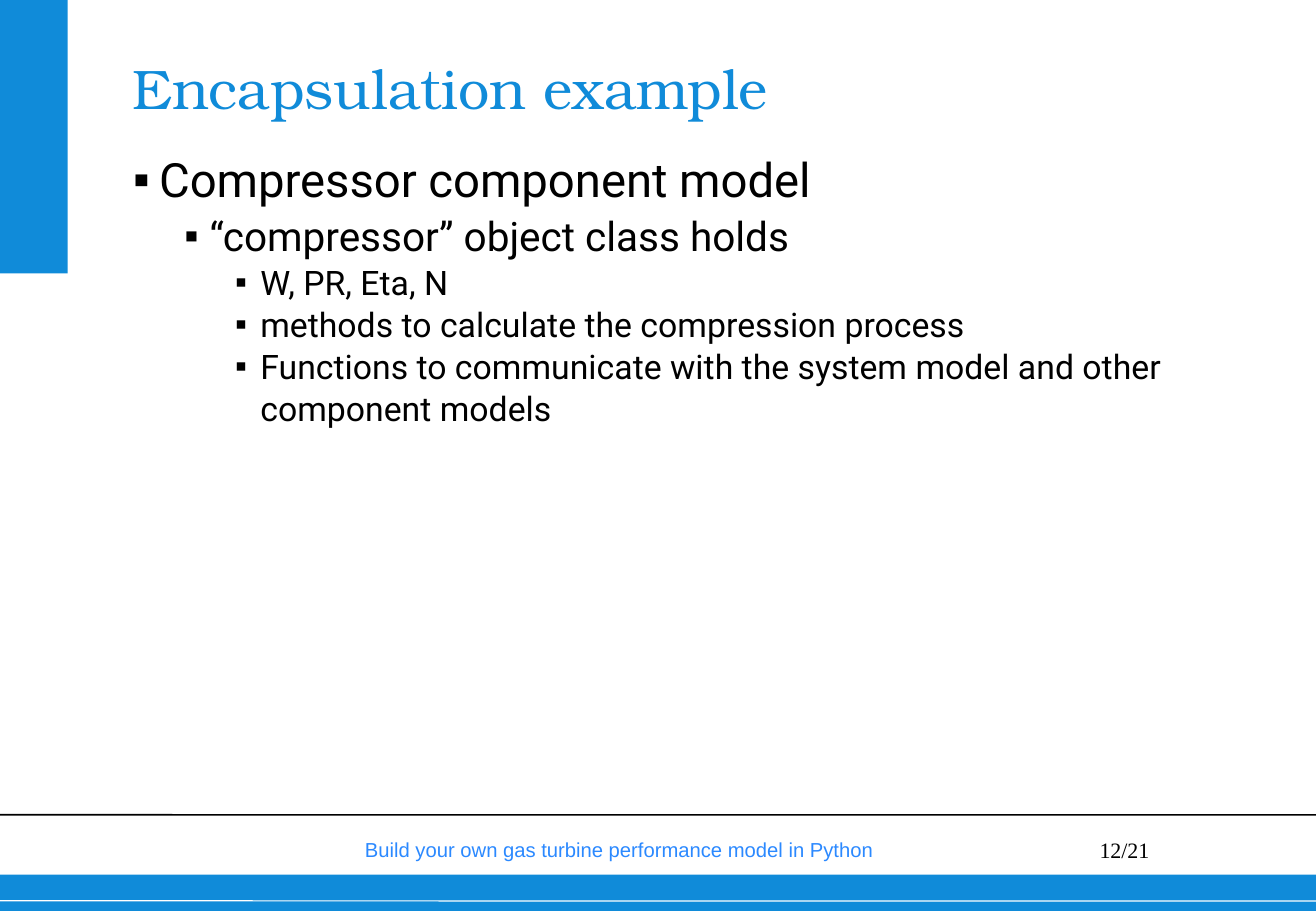
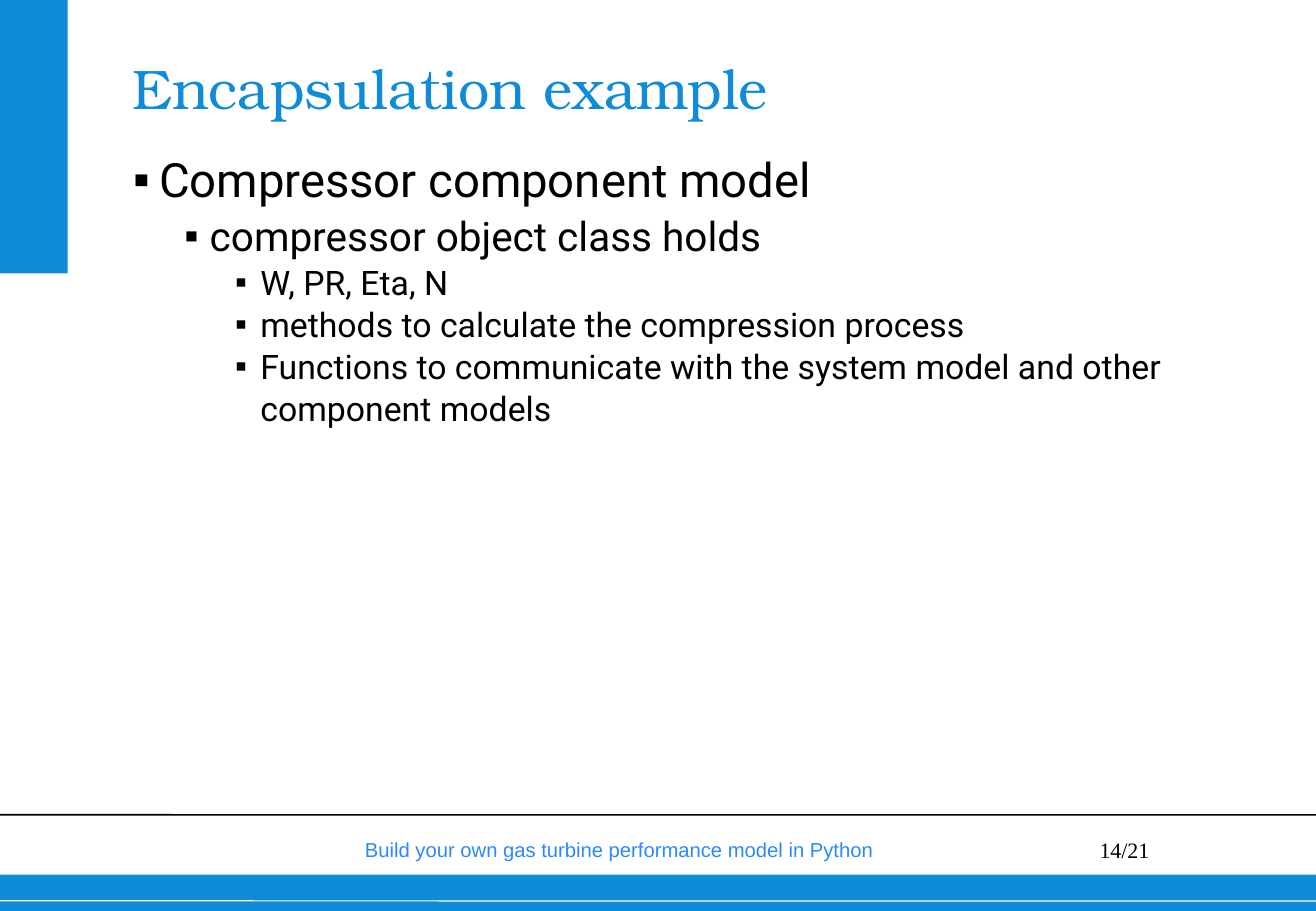
Before and after one commit to wvisser1958/GSPy, a slide deck: slide 14 of doc/Build your own gas turbine performance model from scratch.pptx (slide 12 before the commit). Drawn at 1316x911 pixels with LibreOffice and Linux fonts; fonts in the diff are those of the drawing; background and template pictures are left out. Boxes give left, top, right and bottom in pixels: in the first picture for what was removed or moved away, otherwise in the second. Text is boxed around its words. In the diff, an @@ line names an element or a change of style, - is before the commit and + after.

```diff
--- a/doc/Build your own gas turbine performance model from scratch.pptx
+++ b/doc/Build your own gas turbine performance model from scratch.pptx
@@ text at (210, 220, 761, 260): text changed @@
-  ▪ “compressor” object class holds
+  ▪ compressor object class holds
@@ page number at (1100, 843, 1150, 858): text changed @@
-12/21
+14/21
```
Also in this commit, not shown: 17 other slides changed, 2 slides added, 1 slide removed.
